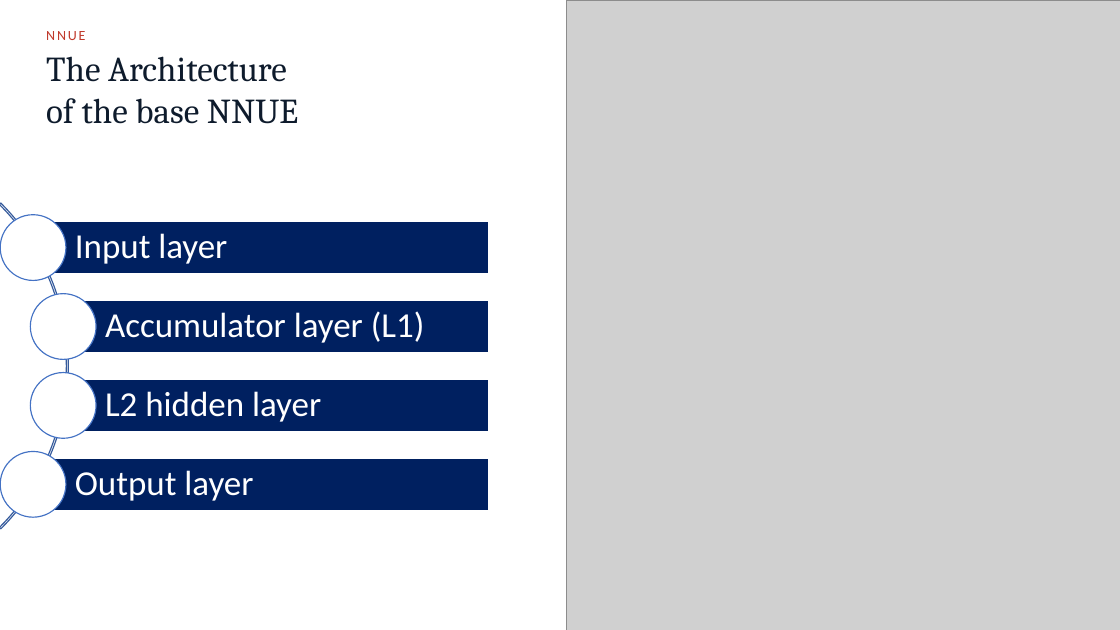
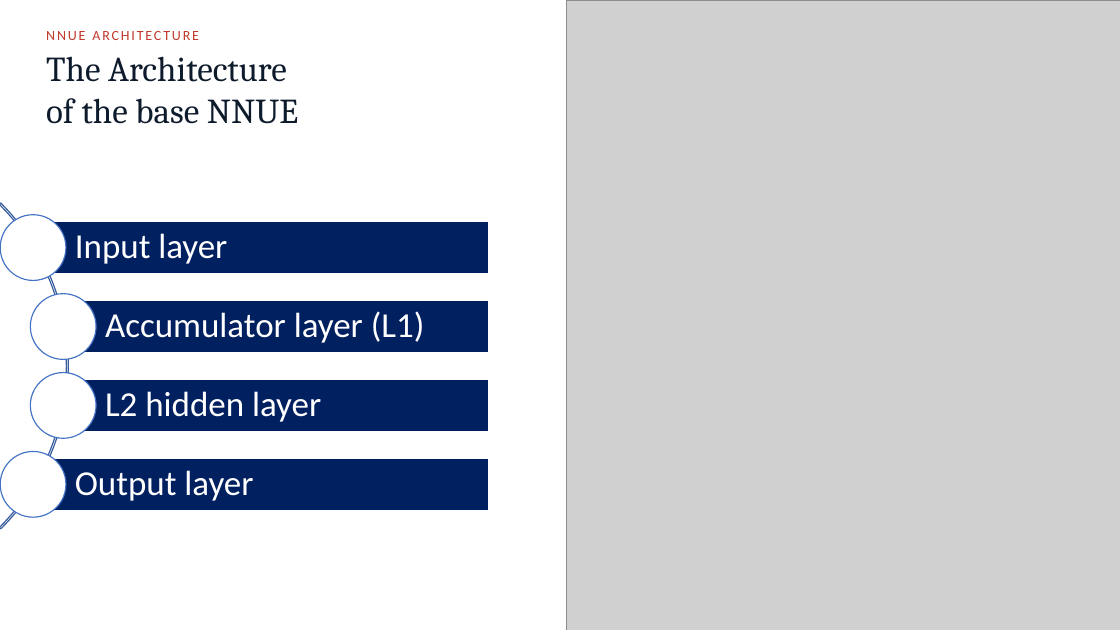
Before and after one commit to Omega97/masters-thesis-unsupervised-bucketing, a slide deck: slide 5 of Presentation/Chess_MoE_defense.pptx. Drawn at 1120x630 pixels with LibreOffice and Linux fonts; fonts in the diff are those of the drawing; grey boxes stand for pictures. Boxes give left, top, right and bottom in pixels: in the first picture for what was removed or moved away, otherwise in the second. Text is boxed around its words. In the diff, an @@ line names an element or a change of style, - is before the commit and + after.

```diff
--- a/Presentation/Chess_MoE_defense.pptx
+++ b/Presentation/Chess_MoE_defense.pptx
@@ text at (46,31,199,40): text changed @@
-NNUE
+NNUE ARCHITECTURE
```
Also in this commit, not shown: 13 other slides changed, 3 slides added, 2 slides removed.
